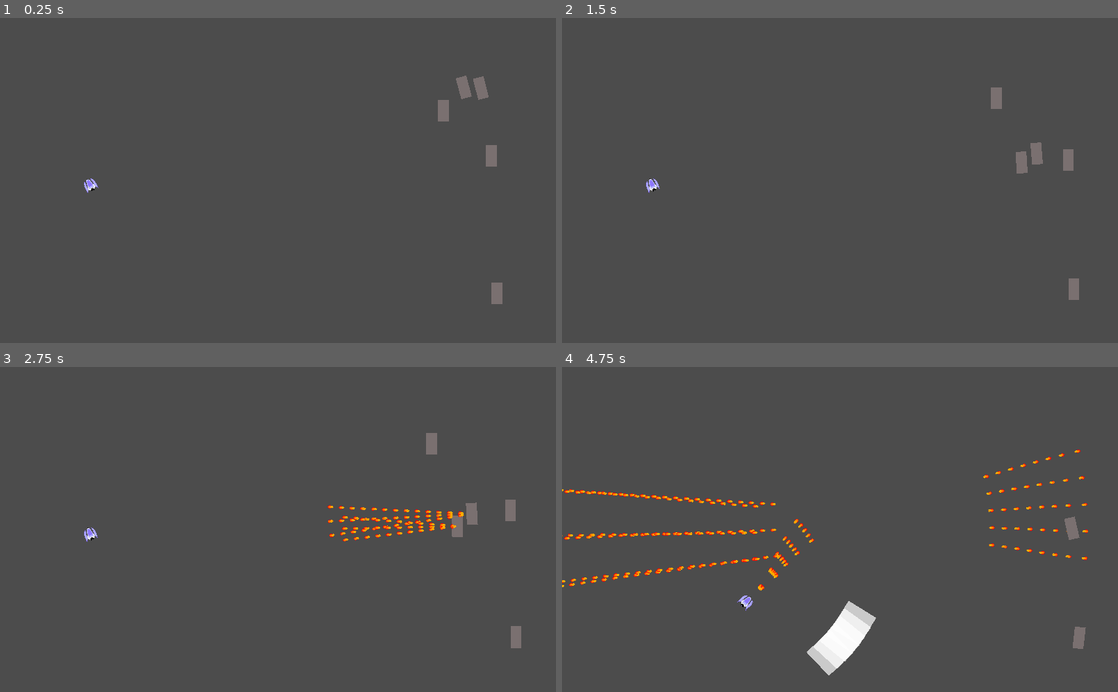
Above: before the commit, frames 1-4 (two rows, left to right).
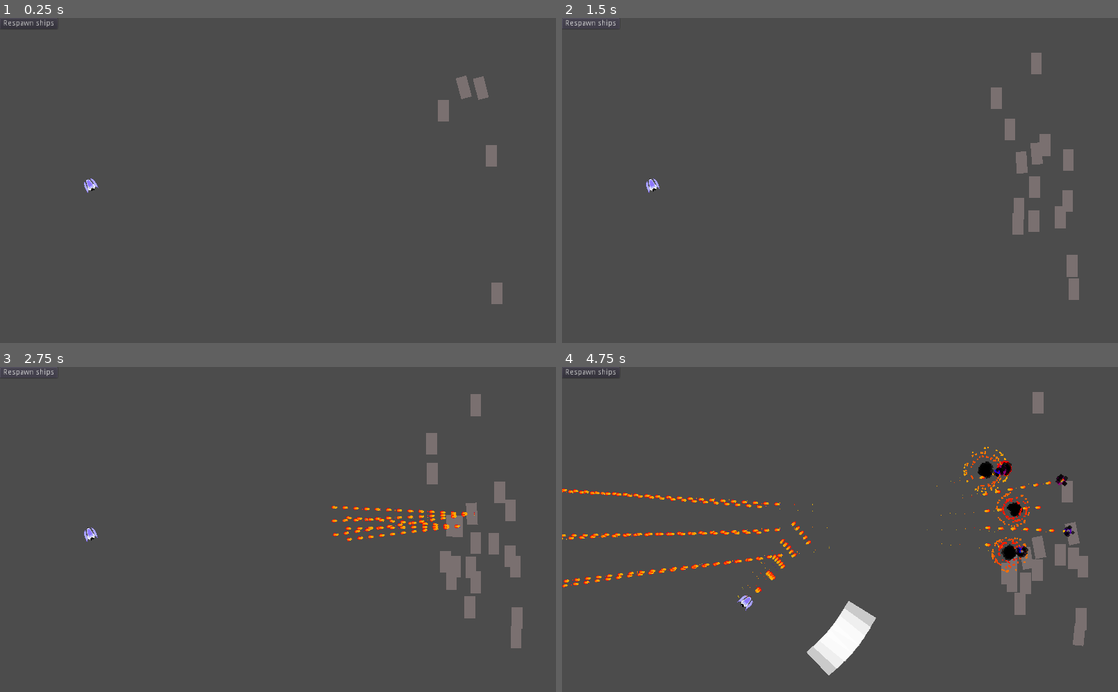
Above: after the commit, the same moments.

Repository: pigslyer/SlipspaceEscapades
Game: Godot game, scene res://Scenes/World.tscn
The game is run twice, just before and just after one commit, with the same random seed, the same clock (stepped at 60 frames per second) and the same inputs.
Inputs (mouse positions are in pixels of both pictures, inside the frame that each line leads up to):
- Up to frame 1 (0.25 s): no input
- Up to frame 2 (1.5 s): click (589, 24) at 0.5 s, where only the run after the commit has a clickable "Respawn ships"; click (589, 24) at 1.25 s, where only the run after the commit has a clickable "Respawn ships"
- Up to frame 3 (2.75 s): click (27, 373) at 2 s, where only the run after the commit has a clickable "Respawn ships"
- Up to frame 4 (4.75 s): tap Enter (ui_accept) at 2.75, 3.02, 3.77 s; move the mouse to (962, 513) at 2.77 s; hold D (move_right) 2.78-3.53 s; hold Space (shoot) 2.78-3.53 s; move the mouse to (728, 545) at 3.52 s; hold S (move_down) 3.53-4.28 s; tap Q (test_powerup) at 3.6 s; move the mouse to (895, 458) at 4.27 s; hold D (move_right) from 4.28 s (still down); hold Space (shoot) from 4.28 s (still down)

The runs differ from the first frame. In frame 1, less than 0.1% of the frame differs, in the area x 0-10%, y 0-4%; in frame 2, 1.3%; in frame 3, 2.7%; in frame 4, 4.6%, in the area x 0-95%, y 0-87%.
Error after the commit: Invalid get index 'FRACTAL_TIME' (on base: 'null instance'). (res://Scripts/Powerups/FractalMissile.gd:15)

Commit message:
Explosion effect added to plasma balls

Diff:
--- /dev/null
+++ b/Assets/Asset Scenes/Explosion.gd
@@ -0,0 +1,14 @@
+extends Node2D
+
+signal OnExplosionFinished;
+
+func Explode(full: bool):
+	if (full):
+		$Explosion.emitting = true;
+
+	$Smoke.emitting = true;
+	$ExplosionTimer.start();
+
+
+func _on_ExplosionTimer_timeout():
+	emit_signal("OnExplosionFinished");
--- /dev/null
+++ b/Assets/Asset Scenes/Explosion.tscn
@@ -0,0 +1,77 @@
+[gd_scene load_steps=12 format=2]
+
+[ext_resource path="res://Assets/Sprites/ShieldPooperGenerator.png" type="Texture" id=1]
+[ext_resource path="res://Assets/pixel.png" type="Texture" id=2]
+[ext_resource path="res://Assets/Asset Scenes/Explosion.gd" type="Script" id=3]
+
+[sub_resource type="Gradient" id=9]
+interpolation_mode = 2
+offsets = PoolRealArray( 0, 0.154839, 0.729032, 1 )
+colors = PoolColorArray( 0, 0.0126953, 1, 1, 1, 0, 0, 1, 1, 0.735609, 0, 1, 1, 0.917647, 0, 0 )
+
+[sub_resource type="GradientTexture" id=2]
+gradient = SubResource( 9 )
+
+[sub_resource type="Curve" id=10]
+_data = [ Vector2( 0, 1 ), 0.0, 0.0, 0, 0, Vector2( 0.623595, 1 ), 0.0, 0.0, 0, 0, Vector2( 1, 0.654545 ), 0.0, 0.0, 0, 0 ]
+
+[sub_resource type="CurveTexture" id=4]
+curve = SubResource( 10 )
+
+[sub_resource type="ParticlesMaterial" id=11]
+emission_shape = 2
+emission_box_extents = Vector3( 0, 2, 1 )
+flag_disable_z = true
+spread = 180.0
+gravity = Vector3( 0, 5, 0 )
+initial_velocity = 100.0
+orbit_velocity = 0.0
+orbit_velocity_random = 0.0
+scale = 3.0
+scale_curve = SubResource( 4 )
+color_ramp = SubResource( 2 )
+
+[sub_resource type="Curve" id=12]
+_data = [ Vector2( 0, 0.480682 ), 0.0, 0.0, 0, 0, Vector2( 0.168539, 1 ), 0.0, 0.0, 0, 0, Vector2( 0.775281, 1 ), -1.22602, -1.22602, 0, 0, Vector2( 1, 0.5625 ), 0.0, 0.0, 0, 0 ]
+
+[sub_resource type="CurveTexture" id=8]
+curve = SubResource( 12 )
+
+[sub_resource type="ParticlesMaterial" id=13]
+emission_shape = 1
+emission_sphere_radius = 8.0
+flag_disable_z = true
+gravity = Vector3( 0, 0, 0 )
+orbit_velocity = 0.0
+orbit_velocity_random = 0.0
+scale = 2.0
+scale_curve = SubResource( 8 )
+color = Color( 0, 0, 0, 0.658824 )
+
+[node name="Explosion" type="Node2D"]
+z_index = 10
+script = ExtResource( 3 )
+
+[node name="Explosion" type="Particles2D" parent="."]
+position = Vector2( 2, 0 )
+emitting = false
+amount = 36
+lifetime = 0.6
+one_shot = true
+explosiveness = 1.0
+process_material = SubResource( 11 )
+texture = ExtResource( 2 )
+
+[node name="Smoke" type="Particles2D" parent="."]
+position = Vector2( 4, 0 )
+emitting = false
+lifetime = 0.6
+one_shot = true
+explosiveness = 1.0
+process_material = SubResource( 13 )
+texture = ExtResource( 1 )
+
+[node name="ExplosionTimer" type="Timer" parent="."]
+one_shot = true
+
+[connection signal="timeout" from="ExplosionTimer" to="." method="_on_ExplosionTimer_timeout"]
--- /dev/null
+++ b/Assets/Asset Scenes/PlasmaBall.gd
@@ -0,0 +1,11 @@
+extends Node2D
+
+signal OnExplosionFinished;
+
+func Explode(target: Node2D):
+	$Trail.emitting = false;
+	$Sprite.hide();
+	$Explosion.Explode(true);
+
+	yield($Explosion,"OnExplosionFinished");
+	emit_signal("OnExplosionFinished");
--- /dev/null
+++ b/Assets/Asset Scenes/PlasmaBall.tscn
@@ -0,0 +1,46 @@
+[gd_scene load_steps=10 format=2]
+
+[ext_resource path="res://Assets/pixel.png" type="Texture" id=1]
+[ext_resource path="res://Assets/Sprites/Plasma.png" type="Texture" id=2]
+[ext_resource path="res://Assets/Asset Scenes/Explosion.tscn" type="PackedScene" id=3]
+[ext_resource path="res://Assets/Asset Scenes/PlasmaBall.gd" type="Script" id=4]
+
+[sub_resource type="Gradient" id=9]
+interpolation_mode = 2
+offsets = PoolRealArray( 0, 0.154839, 0.729032, 1 )
+colors = PoolColorArray( 0, 0.0126953, 1, 1, 1, 0, 0, 1, 1, 0.735609, 0, 1, 1, 0.917647, 0, 0 )
+
+[sub_resource type="GradientTexture" id=2]
+gradient = SubResource( 9 )
+
+[sub_resource type="Curve" id=10]
+_data = [ Vector2( 0, 1 ), 0.0, 0.0, 0, 0, Vector2( 0.623595, 1 ), 0.0, 0.0, 0, 0, Vector2( 1, 0.654545 ), 0.0, 0.0, 0, 0 ]
+
+[sub_resource type="CurveTexture" id=4]
+curve = SubResource( 10 )
+
+[sub_resource type="ParticlesMaterial" id=5]
+emission_shape = 2
+emission_box_extents = Vector3( 0, 2, 1 )
+flag_disable_z = true
+gravity = Vector3( 0, 5, 0 )
+orbit_velocity = 0.0
+orbit_velocity_random = 0.0
+scale_curve = SubResource( 4 )
+color_ramp = SubResource( 2 )
+
+[node name="Plasma" type="Node2D"]
+script = ExtResource( 4 )
+
+[node name="Sprite" type="Sprite" parent="."]
+texture = ExtResource( 2 )
+
+[node name="Trail" type="Particles2D" parent="."]
+position = Vector2( -5, 0 )
+amount = 4
+lifetime = 0.3
+local_coords = false
+process_material = SubResource( 5 )
+texture = ExtResource( 1 )
+
+[node name="Explosion" parent="." instance=ExtResource( 3 )]
--- a/Scenes/Bullet.tscn
+++ b/Scenes/Bullet.tscn
@@ -1,7 +1,7 @@
 [gd_scene load_steps=4 format=2]
 
 [ext_resource path="res://Scripts/Bullet.gd" type="Script" id=1]
-[ext_resource path="res://Assets/Asset Scenes/MissileModel.tscn" type="PackedScene" id=2]
+[ext_resource path="res://Assets/Asset Scenes/PlasmaBall.tscn" type="PackedScene" id=2]
 
 [sub_resource type="RectangleShape2D" id=1]
 extents = Vector2( 5, 2 )
@@ -15,7 +15,6 @@
 position = Vector2( 5, 0 )
 shape = SubResource( 1 )
 
-[node name="Sprite" parent="." instance=ExtResource( 2 )]
-position = Vector2( 7, 0 )
+[node name="VisibilityNotifier2D" type="VisibilityNotifier2D" parent="."]
 
-[node name="VisibilityNotifier2D" type="VisibilityNotifier2D" parent="."]
+[node name="Plasma" parent="." instance=ExtResource( 2 )]
--- a/Scenes/Enemies/BasicShip.tscn
+++ b/Scenes/Enemies/BasicShip.tscn
@@ -1,7 +1,8 @@
-[gd_scene load_steps=4 format=2]
+[gd_scene load_steps=5 format=2]
 
 [ext_resource path="res://Scripts/Enemies/BasicShip.gd" type="Script" id=1]
 [ext_resource path="res://Assets/pixel.png" type="Texture" id=2]
+[ext_resource path="res://Assets/Asset Scenes/Explosion.tscn" type="PackedScene" id=3]
 
 [sub_resource type="RectangleShape2D" id=1]
 extents = Vector2( 10, 20 )
@@ -28,5 +29,7 @@
 [node name="IdleTimer" type="Timer" parent="."]
 wait_time = 2.0
 
+[node name="Explosion" parent="." instance=ExtResource( 3 )]
+
 [connection signal="area_entered" from="." to="." method="on_body_entered"]
 [connection signal="body_entered" from="." to="." method="on_body_entered"]
--- a/Scenes/World.tscn
+++ b/Scenes/World.tscn
@@ -44,3 +44,11 @@
 
 [node name="Player" parent="." instance=ExtResource( 1 )]
 position = Vector2( 166, 308 )
+
+[node name="Button" type="Button" parent="."]
+margin_right = 12.0
+margin_bottom = 20.0
+focus_mode = 0
+text = "Respawn ships"
+
+[connection signal="pressed" from="Button" to="Enemies" method="spawn_ships"]
--- a/Scripts/Bullet.gd
+++ b/Scripts/Bullet.gd
@@ -15,3 +15,10 @@
 
 	if(!visibility_notifier.is_on_screen()):
 		queue_free();
+
+func OnCollision(entity):
+	set_physics_process(false);
+	$Plasma.Explode(entity);
+
+	yield($Plasma,"OnExplosionFinished");
+	queue_free();
--- a/Scripts/Enemies/BasicShip.gd
+++ b/Scripts/Enemies/BasicShip.gd
@@ -100,7 +100,12 @@
 	else:
 		idle_movement(delta);
 
-func on_body_entered(entity):
+var _dying := false;
+
+func on_body_entered(entity: Node):
+	if (entity.has_method("OnCollision")):
+		entity.OnCollision(entity);
+
 	hp -= 1;
 	if(hp <= 0):
 		emit_signal("dying");
--- a/Scripts/Enemies/Enemies.gd
+++ b/Scripts/Enemies/Enemies.gd
@@ -23,7 +23,9 @@
 
 func _ready():
 	player = get_node(player_path);
+	spawn_ships();
 
+func spawn_ships():
 	for i in range(5):
 		spawn_simple_ship();
 
--- a/project.godot
+++ b/project.godot
@@ -65,10 +65,6 @@
 config/name="SlipspaceEscapades"
 run/main_scene="res://Scenes/World.tscn"
 config/icon="res://icon.png"
-
-[autoload]
-
-MissilePowerupVariables="*res://Scripts/Powerups/MissilePowerupVariables.gd"
 
 [display]
 
@@ -144,8 +140,7 @@
 2d_physics/layer_4="Asteroid"
 2d_physics/layer_5="PlayerLimit"
 2d_physics/layer_6="PowerUp"
-2d_physics/layer_7="FriendlyBullet"
-2d_physics/layer_8="EnemyBullet"
+2d_physics/layer_7="Bullet"
 
 [physics]
 
